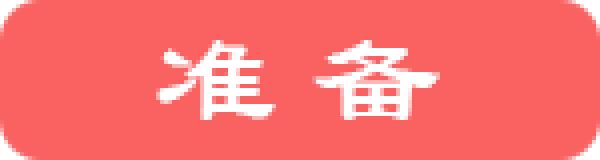
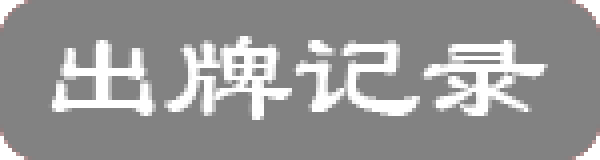
Before/after of a (600, 160) layered artwork. What changed in the layer stack:
added layer "出牌记录 拷贝" above "图层 2" over [48, 36, 548, 120]
added layer "图层 2" above "出牌记录" over [0, 0, 600, 160]
renamed "准 备" to "出牌记录", painted on it over [48, 36, 548, 120]
added layer "图层 3" above "出牌记录 拷贝 2" over [0, 0, 600, 160]
added layer "出牌记录 拷贝 2" above "图层 1" over [48, 36, 548, 120]
